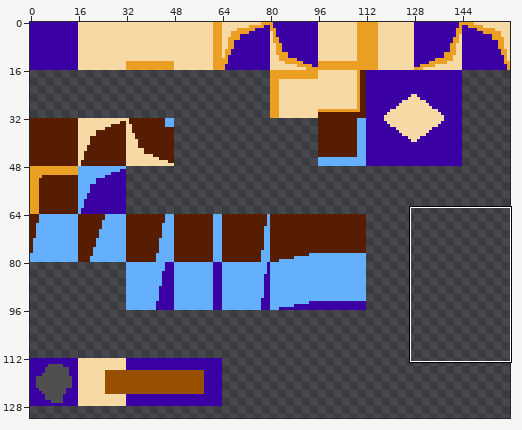
Edited in one commit: sprite sheet (assets/aseprite/16x_tileset.png). Above: a wide view before the commit, with the close-up outlined.
Close-up. Before the edit:
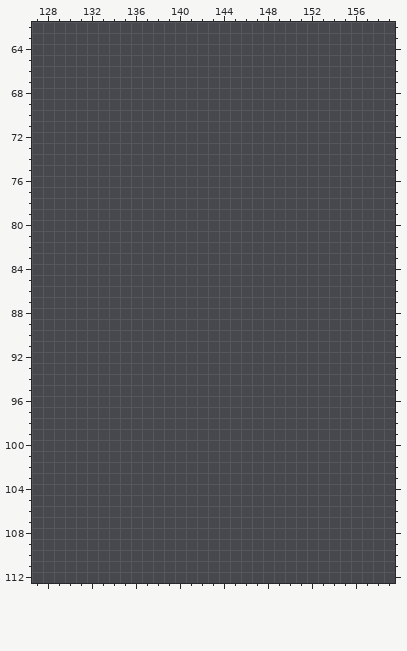
The file is 160x160 pixels. Shown: x 127..159, y 62..112. The wide view leaves out empty margins. The commit also changed other parts of the picture, which this record leaves out.
Palette (. is transparent): 
The same view after the edit:
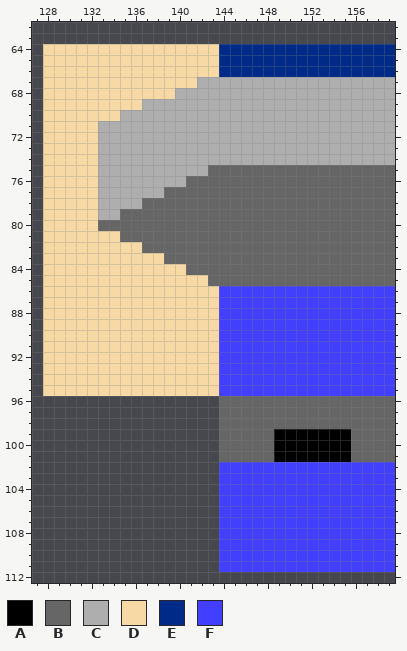
Colours new in this view: A #000000  B #666666  C #aeaeae  D #f7d9a6  E #002a88  F #4240fe
What changed:
Colour A now appears in rows 99 to 101 at x 149 to 155.
Colour B now appears in row 75 at x 143 to 159; in row 76 at x 141 to 159; in row 77 at x 139 to 159; in row 78 at x 137 to 159; in row 79 at x 135 to 159; in row 80 at x 133 to 159.
Colour B now appears in row 81 at x 135 to 159; in row 82 at x 137 to 159; in row 83 at x 139 to 159; in row 84 at x 141 to 159; in row 85 at x 143 to 159; in rows 96 to 98 at x 144 to 159.
Colour B now appears in rows 99 to 101 at x 144 to 148 and 156 to 159.
Colour C now appears in row 67 at x 142 to 159; in row 68 at x 140 to 159; in row 69 at x 137 to 159; in row 70 at x 135 to 159; in rows 71 to 74 at x 133 to 159; in row 75 at x 133 to 142.
Colour C now appears in row 76 at x 133 to 140; in row 77 at x 133 to 138; in row 78 at x 133 to 136; in row 79 at x 133 to 134.
Colour D now appears in rows 64 to 66 at x 128 to 143; in row 67 at x 128 to 141; in row 68 at x 128 to 139; in row 69 at x 128 to 136; in row 70 at x 128 to 134; in rows 71 to 80 at x 128 to 132.
Colour D now appears in row 81 at x 128 to 134; in row 82 at x 128 to 136; in row 83 at x 128 to 138; in row 84 at x 128 to 140; in row 85 at x 128 to 142; in rows 86 to 95 at x 128 to 143.
Colour E now appears in rows 64 to 66 at x 144 to 159.
Colour F now appears in rows 86 to 95 at x 144 to 159; in rows 102 to 111 at x 144 to 159.
Pixel boxes of the changes (left, top, right, bottom) in both close-ups:
added: (43, 44, 395, 572)
